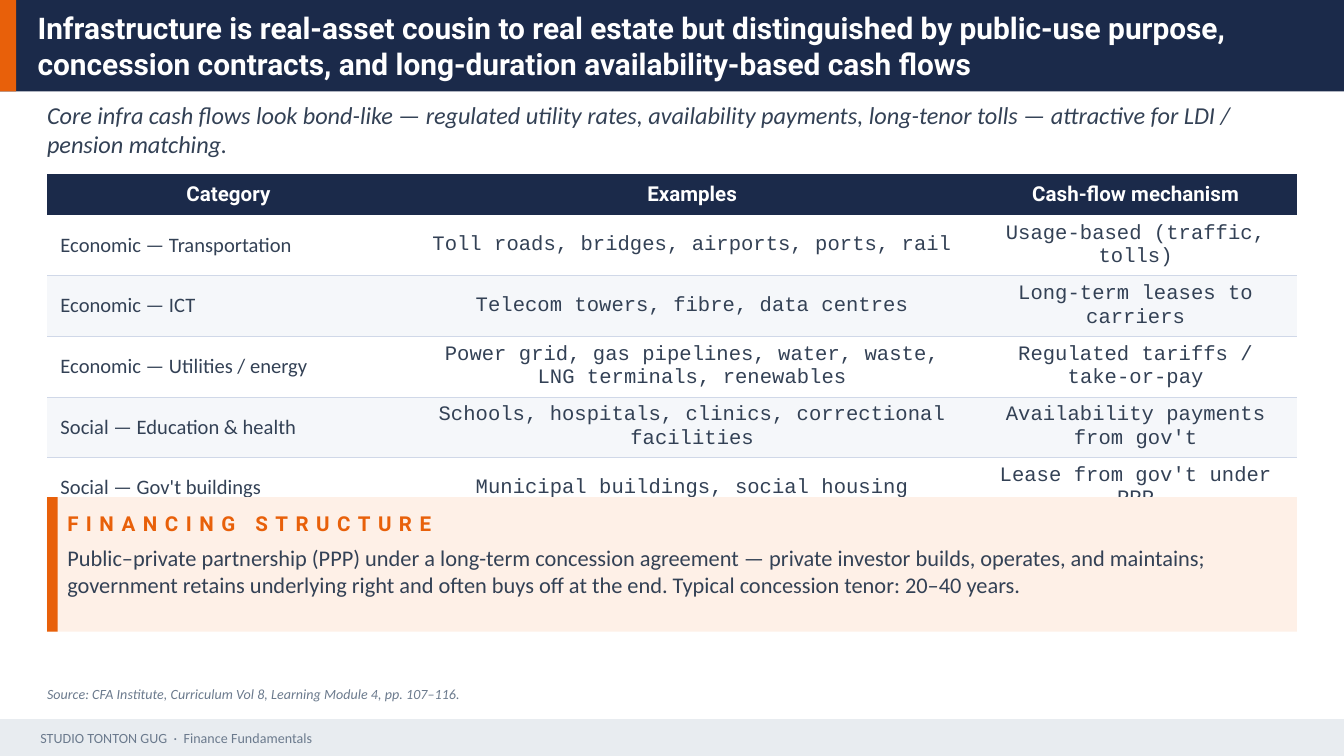
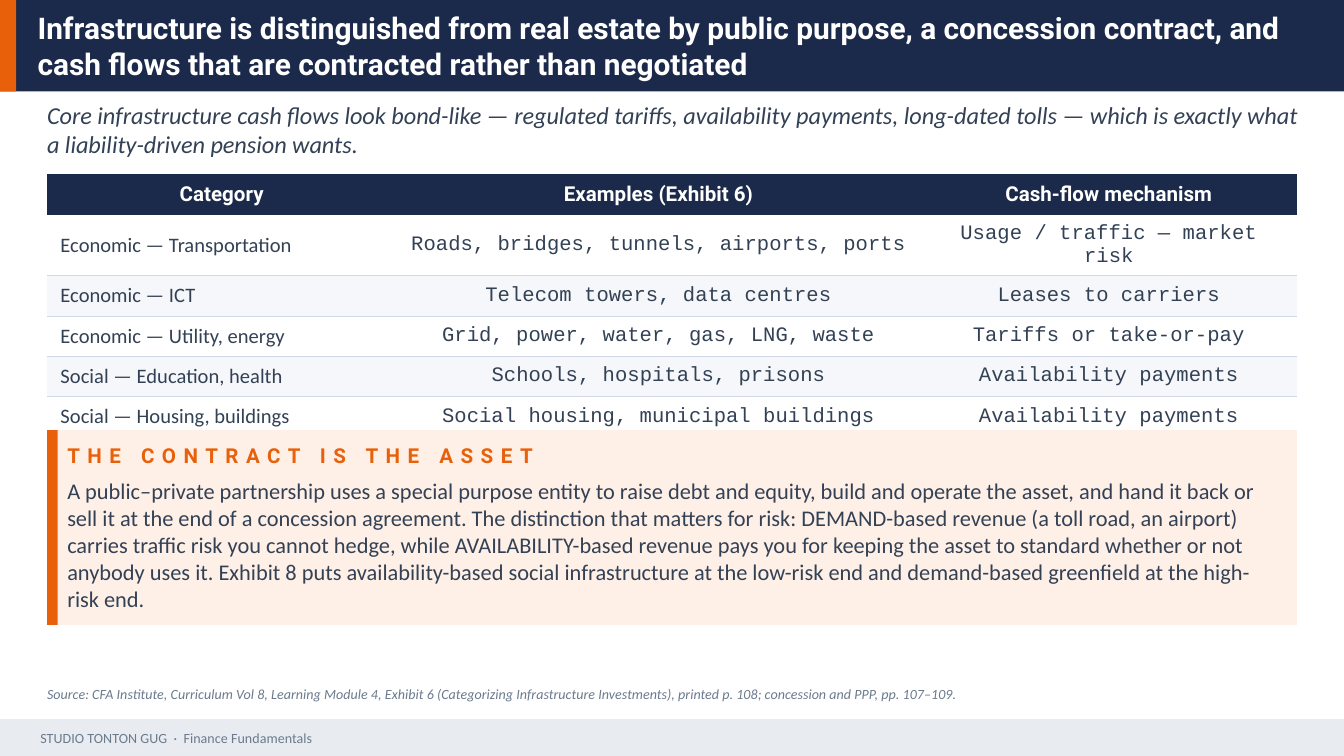
Before and after one commit to Gug4ever/Tonton_Gug_Studio, a slide deck: slide 24 of assets/finance/D19_Alternative_Investments.pptx (slide 23 before the commit). Drawn at 1344x756 pixels with LibreOffice and Linux fonts; fonts in the diff are those of the drawing. Boxes give left, top, right and bottom in pixels: in the first picture for what was removed or moved away, otherwise in the second. Text is boxed around its words. In the diff, an @@ line names an element or a change of style, - is before the commit and + after.

```diff
--- a/assets/finance/D19_Alternative_Investments.pptx
+++ b/assets/finance/D19_Alternative_Investments.pptx
@@ text at (38,16,1279,82): text changed @@
-Infrastructure is real-asset cousin to real estate but distinguished by public-use purpose, concession contracts, and long-duration availability-based cash flows
+Infrastructure is distinguished from real estate by public purpose, a concession contract, and cash flows that are contracted rather than negotiated
@@ text at (47,107,1297,157): text changed @@
-Core infra cash flows look bond-like — regulated utility rates, availability payments, long-tenor tolls — attractive for LDI / pension matching.
+Core infrastructure cash flows look bond-like — regulated tariffs, availability payments, long-dated tolls — which is exactly what a liability-driven pension wants.
@@ table at (47,175,1297,431) @@
-row 1, column 2: Examples
+row 1, column 2: Examples (Exhibit 6)
-row 2, column 2: Toll roads, bridges, airports, ports, rail
+row 2, column 2: Roads, bridges, tunnels, airports, ports
-row 2, column 3: Usage-based (traffic, tolls)
+row 2, column 3: Usage / traffic — market risk
-row 3, column 2: Telecom towers, fibre, data centres
+row 3, column 2: Telecom towers, data centres
-row 3, column 3: Long-term leases to carriers
+row 3, column 3: Leases to carriers
-row 4: Economic — Utilities / energy | Power grid, gas pipelines, water, waste, LNG terminals, renewables | Regulated tariffs / take-or-pay
+row 4: Economic — Utility, energy | Grid, power, water, gas, LNG, waste | Tariffs or take-or-pay
-row 5: Social — Education & health | Schools, hospitals, clinics, correctional facilities | Availability payments from gov't
+row 5: Social — Education, health | Schools, hospitals, prisons | Availability payments
-row 6: Social — Gov't buildings | Municipal buildings, social housing | Lease from gov't under PPP
+row 6: Social — Housing, buildings | Social housing, municipal buildings | Availability payments
@@ rectangle: place and size @@
-rectangle at (47,497,1297,632)
+rectangle at (47,430,1297,625)
@@ rectangle: place and size @@
-rectangle at (47,497,58,632)
+rectangle at (47,430,58,625)
@@ text at (67,448,532,463): text changed @@
-FINANCING STRUCTURE
+THE CONTRACT IS THE ASSET
@@ text at (67,483,1254,607): text changed @@
-Public–private partnership (PPP) under a long-term concession agreement — private investor builds, operates, and maintains; government retains underlying right and often buys off at the end. Typical concession tenor: 20–40 years.
+A public–private partnership uses a special purpose entity to raise debt and equity, build and operate the asset, and hand it back or sell it at the end of a concession agreement. The distinction that matters for risk: DEMAND-based revenue (a toll road, an airport) carries traffic risk you cannot hedge, while AVAILABILITY-based revenue pays you for keeping the asset to standard whether or not anybody uses it. Exhibit 8 puts availability-based social infrastructure at the low-risk end and demand-based greenfield at the high-risk end.
@@ text at (47,689,956,702): text changed @@
-Source: CFA Institute, Curriculum Vol 8, Learning Module 4, pp. 107–116.
+Source: CFA Institute, Curriculum Vol 8, Learning Module 4, Exhibit 6 (Categorizing Infrastructure Investments), printed p. 108; concession and PPP, pp. 107–109.
```
Also in this commit, not shown: 26 other slides changed, 4 slides added, 3 slides removed, 9 other files.
